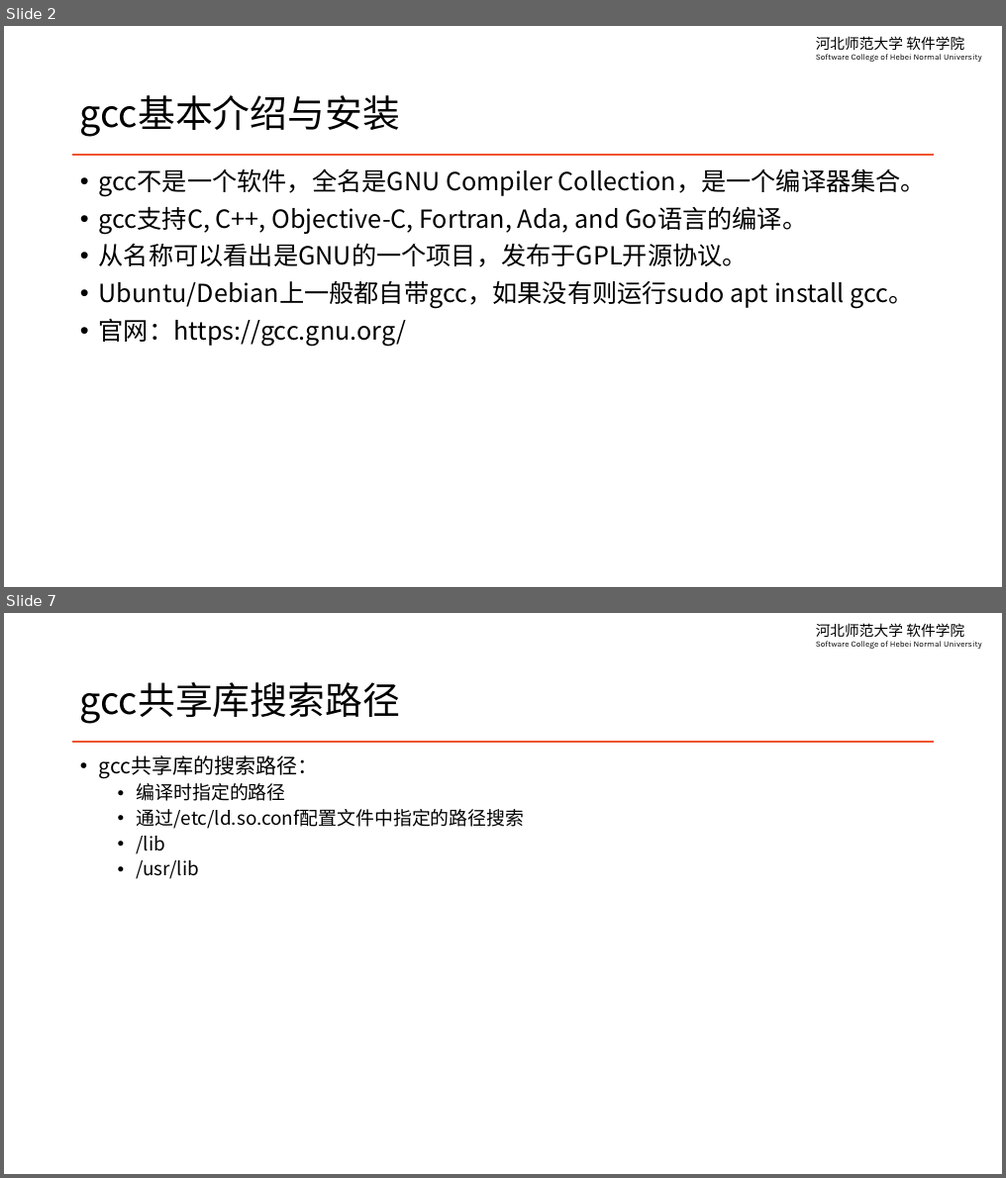
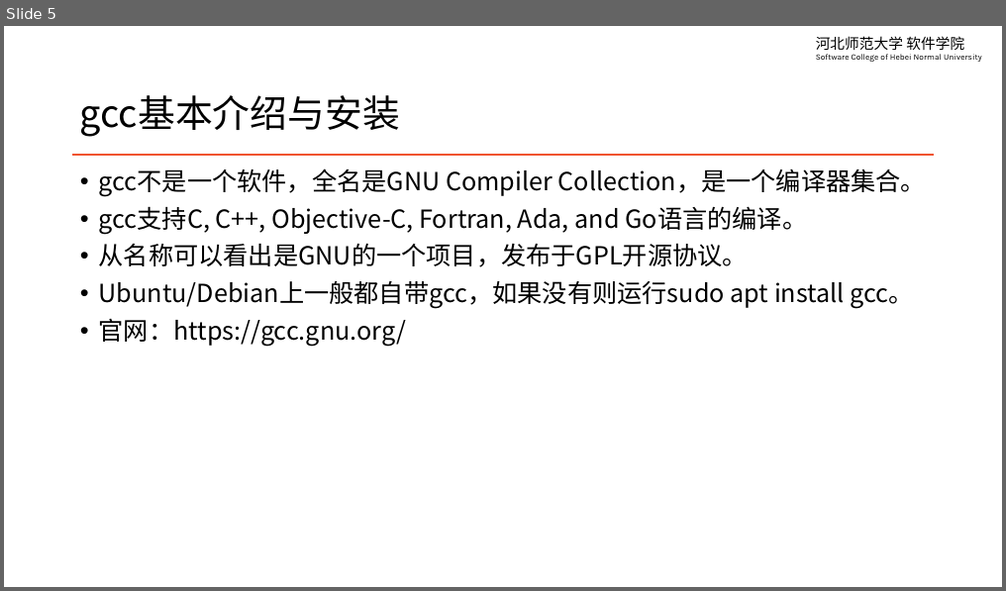
Before and after one commit to edu2act/course-linux-system, a slide deck: materials/slides/ch15-vim-and-linux-c-programming.pptx. Shown one above the other, each under a label of ours: slides 2 and 7 before the commit, slide 5 after it; the slides between them are not shown. The pictures are 1006x1178 and 1006x591 pixels, drawn with LibreOffice and Linux fonts; fonts in the diff are those of the drawing. Boxes give left, top, right and bottom in pixels: in the first picture for what was removed or moved away, otherwise in the second. Text is boxed around its words. In the diff, an @@ line names an element or a change of style, - is before the commit and + after.

```diff
--- a/materials/slides/ch15-vim-and-linux-c-programming.pptx
+++ b/materials/slides/ch15-vim-and-linux-c-programming.pptx
@@ slide 7 removed at box(4, 613, 1002, 1174), background #FFFFFF; not listed: 2 template elements that a slide beside it also shows @@
@@ title removed at box(80, 682, 400, 724) @@
-gcc共享库搜索路径
@@ text removed at box(99, 756, 525, 879) @@
-• gcc共享库的搜索路径：
-  • 编译时指定的路径
-  • 通过/etc/ld.so.conf配置文件中指定的路径搜索
-  • /lib
-  • /usr/lib
@@ what was slide 2 is now slide 5 @@
```
Also in this commit, not shown: 3 slides changed, 3 slides added, 2 other slides removed.
